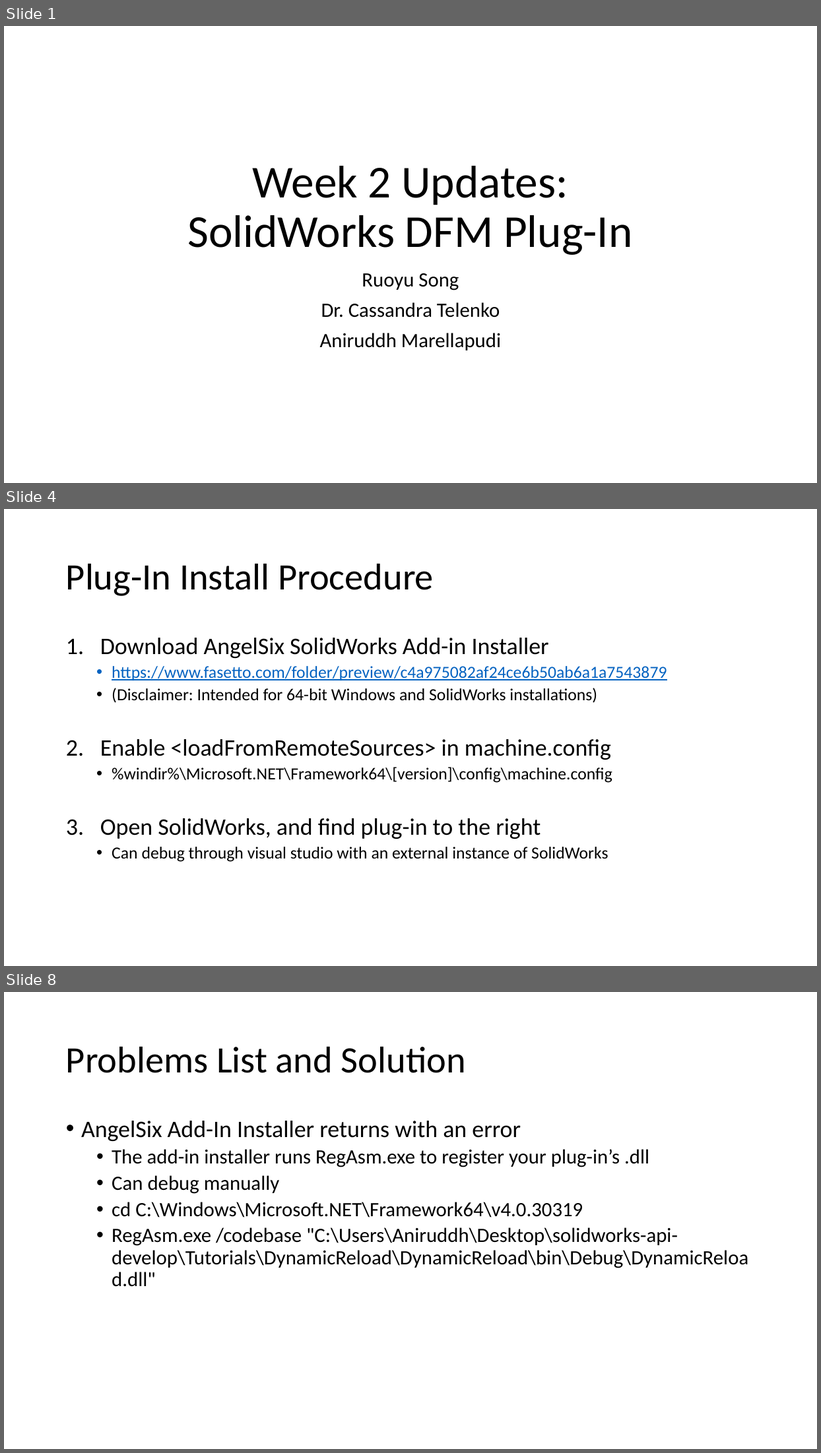
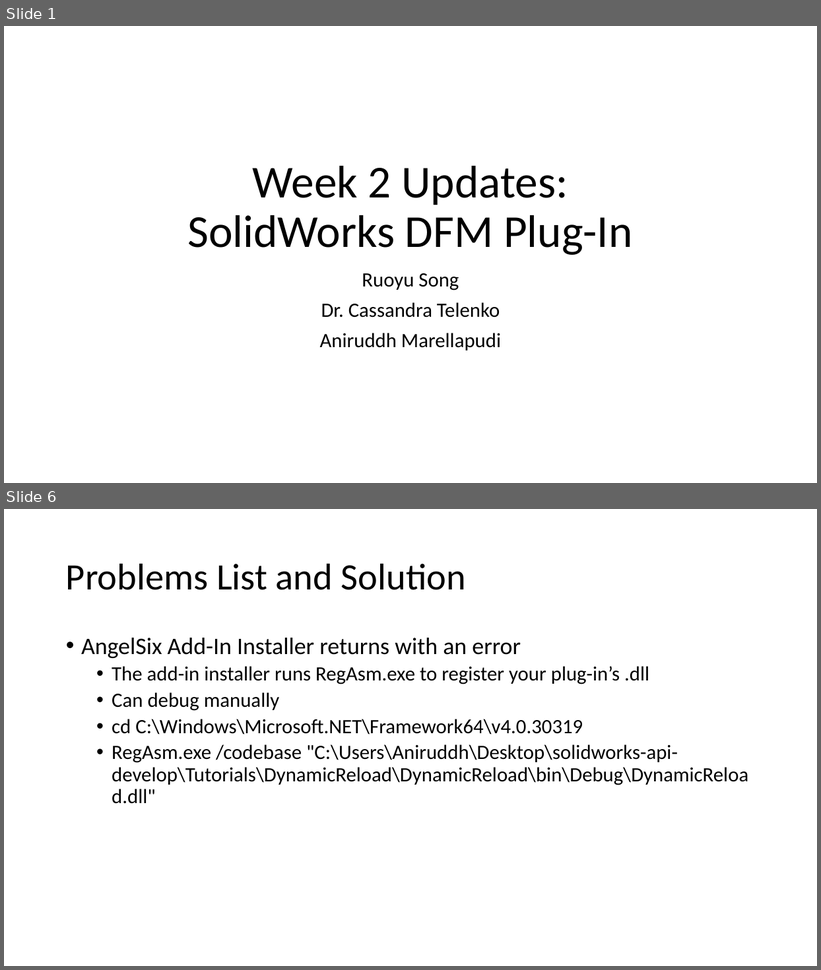
Before and after one commit to amarellapudi/Solidworks-DFM-PlugIn, a slide deck: Weekly Updates/Week2.pptx. Shown one above the other, each under a label of ours: slides 1, 4 and 8 before the commit, slides 1 and 6 after it; the slides between them are not shown. The pictures are 821x1453 and 821x970 pixels, drawn with LibreOffice and Linux fonts; fonts in the diff are those of the drawing. Boxes give left, top, right and bottom in pixels: in the first picture for what was removed or moved away, otherwise in the second. Text is boxed around its words. In the diff, an @@ line names an element or a change of style, - is before the commit and + after.

```diff
--- a/Weekly Updates/Week2.pptx
+++ b/Weekly Updates/Week2.pptx
@@ slide 4 removed at bbox=[4, 509, 817, 966], background #FFFFFF @@
@@ title removed at bbox=[66, 563, 434, 596] @@
-Plug-In Install Procedure
@@ text removed at bbox=[100, 638, 667, 862] @@
-1. Download AngelSix SolidWorks Add-in Installer
-  • https://www.fasetto.com/folder/preview/c4a975082af24ce6b50ab6a1a7543879
-  • (Disclaimer: Intended for 64-bit Windows and SolidWorks installations)
-2. Enable <loadFromRemoteSources> in machine.config
-  • %windir%\Microsoft.NET\Framework64\[version]\config\machine.config
-3. Open SolidWorks, and find plug-in to the right
-  • Can debug through visual studio with an external instance of SolidWorks
@@ what was slide 8 is now slide 6 @@
```
Also in this commit, not shown: 4 slides changed, 1 other slide removed.
